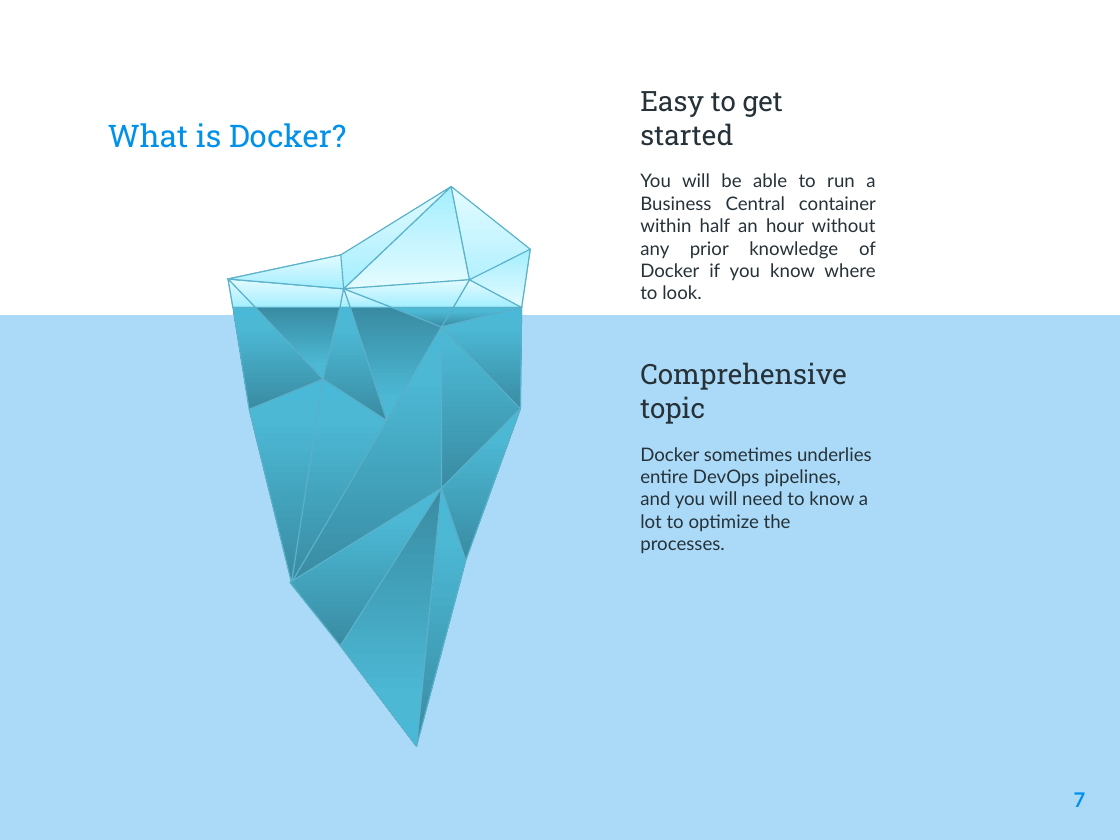
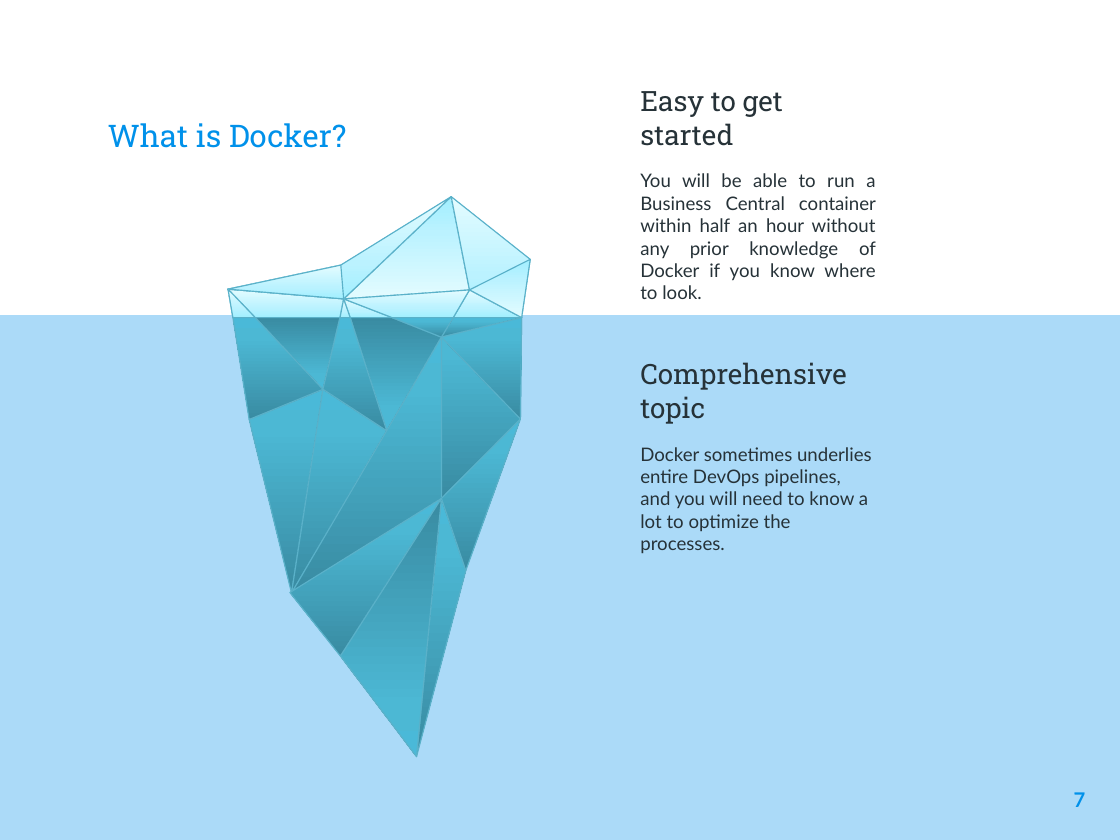
Before and after one commit to thomas-tarp/BConDockerMasterClass, a slide deck: slide 7 of Business Central on a Docker Image.pptx. Drawn at 1120x840 pixels with LibreOffice and Linux fonts; fonts in the diff are those of the drawing; background and template pictures are left out. Boxes give left, top, right and bottom in pixels: in the first picture for what was removed or moved away, otherwise in the second. Text is boxed around its words. In the diff, an @@ line names an element or a change of style, - is before the commit and + after.

```diff
--- a/Business Central on a Docker Image.pptx
+++ b/Business Central on a Docker Image.pptx
@@ 28 freeform shapes: place and size @@
-28 freeform shapes at (228, 187, 531, 747)
+28 freeform shapes at (228, 197, 531, 757)
```
Also in this commit, not shown: 1 other slide changed.
